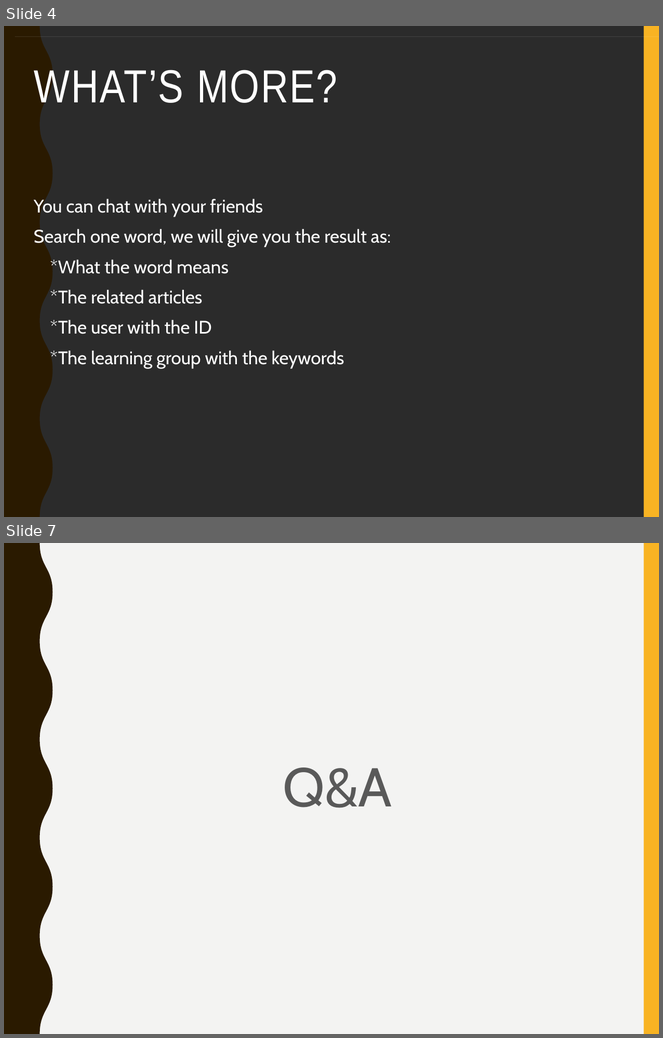
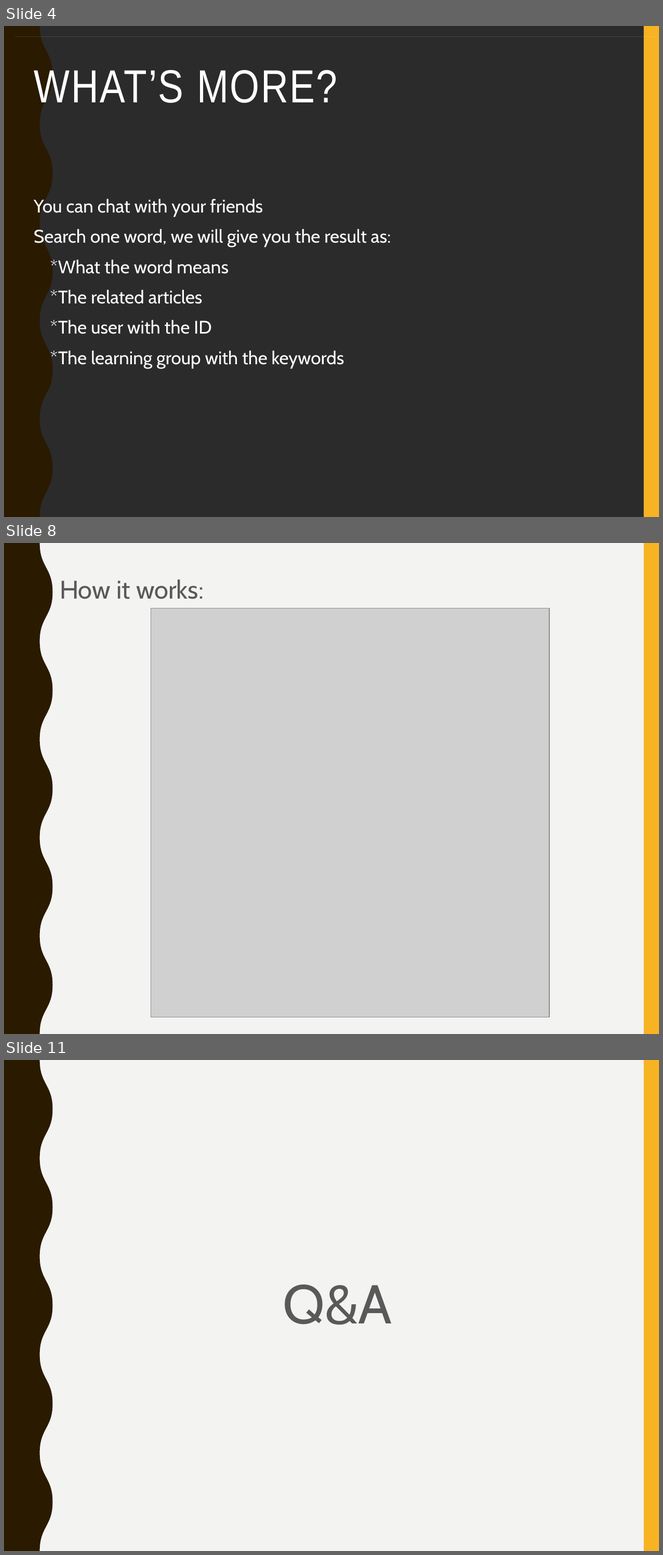
Before and after one commit to LockeyCheng/LockeyCheng.github.io, a slide deck: EasyReadingIntro.pptx. Shown one above the other, each under a label of ours: slides 4 and 7 before the commit, slides 4, 8 and 11 after it; the slides between them are not shown. The pictures are 663x1038 and 663x1555 pixels, drawn with LibreOffice and Linux fonts; fonts in the diff are those of the drawing; grey boxes stand for pictures; background and template pictures are left out; a plain dark background stands for a picture behind light text. Boxes give left, top, right and bottom in pixels: in the first picture for what was removed or moved away, otherwise in the second. Text is boxed around its words. In the diff, an @@ line names an element or a change of style, - is before the commit and + after.

```diff
--- a/EasyReadingIntro.pptx
+++ b/EasyReadingIntro.pptx
@@ slide 8 added at <box>4,543,659,1034</box>, background #F3F3F2; not listed: 2 template elements that a slide beside it also shows @@
@@ text added at <box>60,579,204,599</box>, 28 pt, text #595959 @@
+• How it works:
@@ picture added at <box>151,608,549,1017</box> @@
@@ what was slide 7 is now slide 11 @@
```
Also in this commit, not shown: 4 slides changed, 3 other slides added, 1 other file.
